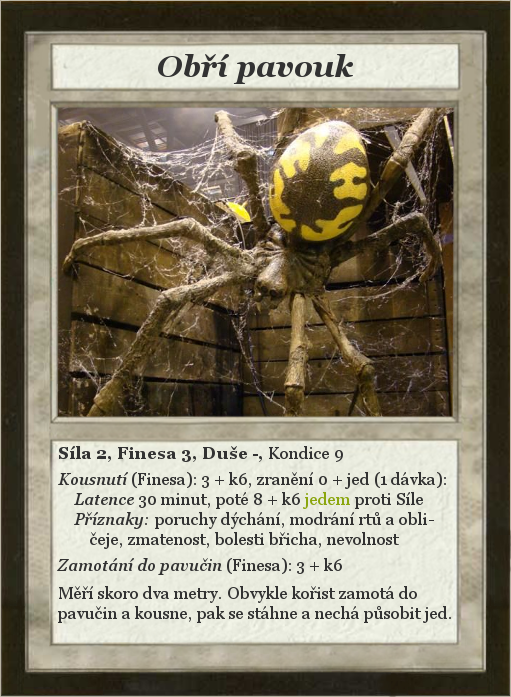
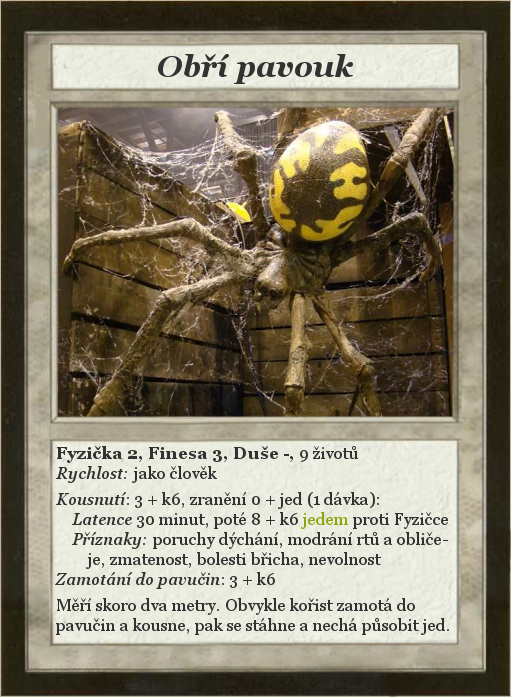
Layered file, before and after one edit (511 × 697). Changes by layer:
renamed "Síla 2, Finesa 3, Duše -, Kond..." to "Fyzička 2, Finesa 3, Duše -, 9...", painted on it over 55, 446, 451, 635
